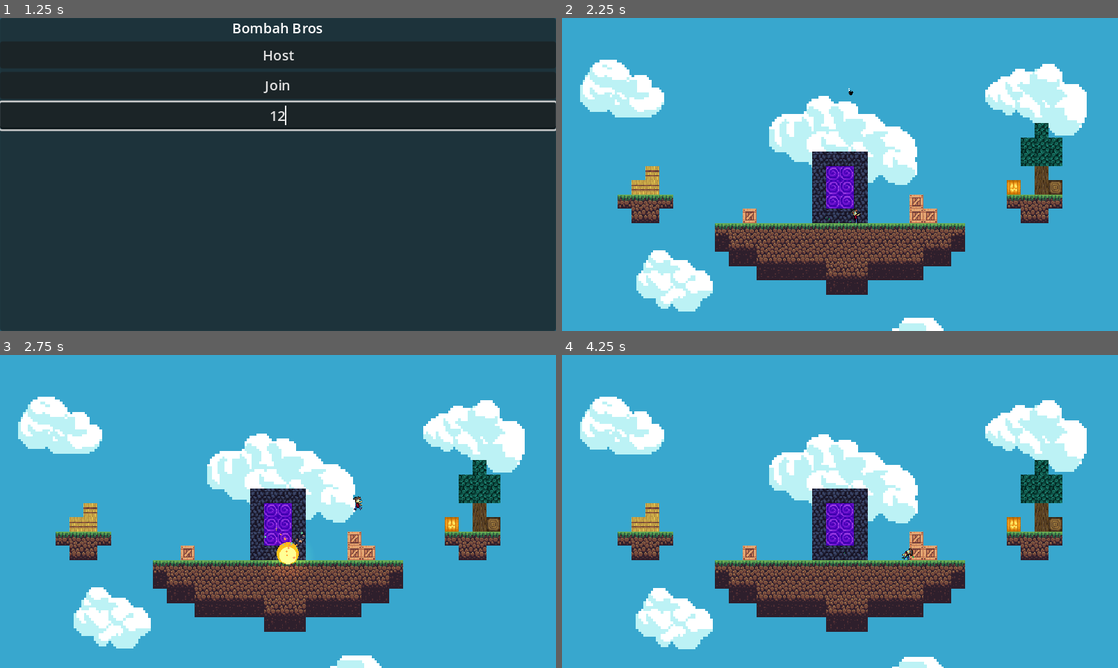
Above: before the commit, frames 1-4 (two rows, left to right).
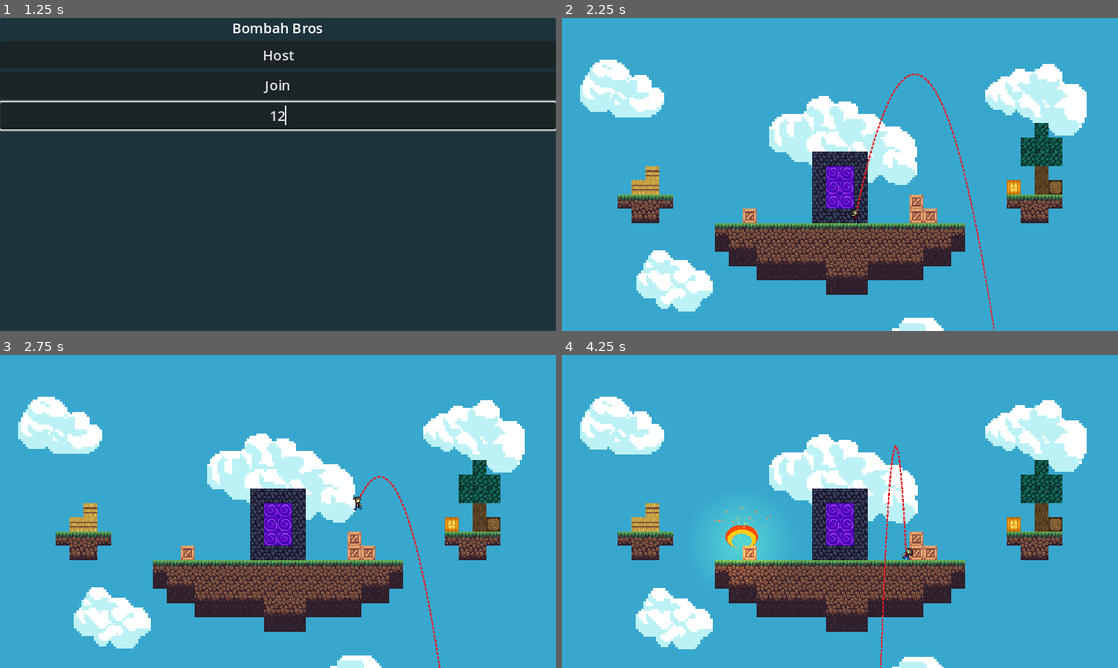
Above: after the commit, the same moments.

Repository: jaydensipe/Bombah-Bros
Game: Godot game, scene res://Global/Game.tscn
Two runs of this game, one before a commit and one after it. Both use one fixed random seed, a clock stepped at 60 frames per second and the inputs below.
Inputs (mouse positions are in pixels of both pictures, inside the frame that each line leads up to):
- Up to frame 1 (1.25 s): click (278, 115) at 0.52 s; type "12" at 0.6 s
- Up to frame 2 (2.25 s): click "Host" at 1.25 s; move the mouse to (962, 158) at 2.02 s; press the mouse at (962, 158) at 2.03 s; hold D (Right) from 2.03 s (still down)
- Up to frame 3 (2.75 s): keep holding D (Right); tap Space (Jump) at 2.27, 2.3, 2.57 s
- Up to frame 4 (4.25 s): move the mouse to (728, 527) at 2.77 s; release D (Right) at 2.78 s; release the mouse at (728, 527) at 2.78 s; hold A (Left) 2.78-3.53 s; tap Space (Jump) at 2.85, 3.02, 3.32, 3.8 s; click (728, 527) at 3.05 s; move the mouse to (895, 442) at 3.52 s; press the mouse at (895, 442) at 3.53 s; hold D (Right) from 3.53 s (still down)

Frame 1 is identical in both runs. In frame 2, 0.3% of the frame differs, in the area x 51-78%, y 17-100%; in frame 3, 0.5%; in frame 4, 1.6%, in the area x 27-64%, y 28-100%.

Commit message:
Added line for throwing

Diff:
--- a/Entities/Bomb/Bomb.gd
+++ b/Entities/Bomb/Bomb.gd
@@ -1,17 +1,26 @@
-extends RigidBody2D
+extends CharacterBody2D
 class_name Bomb
 
+var gravity: float = ProjectSettings.get_setting("physics/2d/default_gravity")
 @export var spin_velocity: float = 20.0
-@export var toss_speed: float = 10.0
 @export var bomb_damage: float = 35.0
-@onready var bomb_sprite = $Sprite2D
+@onready var bomb_sprite: Sprite2D = $Sprite2D
 @onready var explosion_radius: Area2D = $ExplosionRadius
 @onready var explosion_vfx = preload("res://Entities/VFX/Explosion/Explosion.tscn")
+
+func _physics_process(delta):
+	move(delta)
+
+func move(delta) -> void:
+	bomb_sprite.rotate(spin_velocity * delta)
+	velocity.y += gravity * delta
+	move_and_collide(velocity * delta)
 
 @rpc("any_peer")
 func explode() -> void:
 	if (not is_multiplayer_authority()): return
 
+#	TODO: Readd collision mask
 	var players_affected: Array = explosion_radius.get_overlapping_bodies()
 	var space_state: PhysicsDirectSpaceState2D = get_world_2d().direct_space_state
 	for player in players_affected:
@@ -20,16 +29,15 @@
 			player.take_damage.rpc_id(player.get_multiplayer_authority(), bomb_damage, \
 				player.global_transform.origin.direction_to(self.global_transform.origin).normalized())
 
-func bomb_effects() -> void:
+func bomb_effects(body) -> void:
 	bomb_sprite.hide()
-	set_deferred("freeze", true)
-	set_deferred("rotation", 0)
 
 	var vfx: Node2D = explosion_vfx.instantiate()
 	add_child(vfx)
 
 	GlobalSignals.signal_instance_particles(self.global_position, "dirt")
 
-func _on_body_entered(body):
-	bomb_effects()
+
+func _on_collision_detection_body_entered(body):
+	bomb_effects(body)
 	explode.rpc()
--- a/Entities/Bomb/Bomb.tscn
+++ b/Entities/Bomb/Bomb.tscn
@@ -1,39 +1,40 @@
-[gd_scene load_steps=6 format=3 uid="uid://b18k6wl2vwigw"]
+[gd_scene load_steps=7 format=3 uid="uid://bww4xeesbgw0e"]
 
-[ext_resource type="Script" path="res://Entities/Bomb/Bomb.gd" id="1_ai0b4"]
-[ext_resource type="Texture2D" uid="uid://ds6n037nxh5nk" path="res://Assets/Items/Bomb/bomb.png" id="1_vae1h"]
+[ext_resource type="Script" path="res://Entities/Bomb/Bomb.gd" id="1_x7y6g"]
+[ext_resource type="Texture2D" uid="uid://ds6n037nxh5nk" path="res://Assets/Items/Bomb/bomb.png" id="2_qljrt"]
 
-[sub_resource type="CircleShape2D" id="CircleShape2D_4s0ln"]
-radius = 4.5
+[sub_resource type="CircleShape2D" id="CircleShape2D_3l8su"]
+
+[sub_resource type="CircleShape2D" id="CircleShape2D_rtyc0"]
+
+[sub_resource type="CircleShape2D" id="CircleShape2D_t60d0"]
+radius = 20.0
 
 [sub_resource type="SceneReplicationConfig" id="SceneReplicationConfig_qhgom"]
 properties/0/path = NodePath(".:position")
 properties/0/spawn = true
 properties/0/sync = true
 
-[sub_resource type="CircleShape2D" id="CircleShape2D_t60d0"]
-radius = 20.0
-
-[node name="Bomb" type="RigidBody2D"]
+[node name="Bomb" type="CharacterBody2D"]
 collision_layer = 4
 collision_mask = 3
-gravity_scale = 0.75
-max_contacts_reported = 50
-contact_monitor = true
-script = ExtResource("1_ai0b4")
-toss_speed = 3.0
-bomb_damage = 25.0
+script = ExtResource("1_x7y6g")
 
 [node name="CollisionShape2D" type="CollisionShape2D" parent="."]
 position = Vector2(-1, 0)
-scale = Vector2(0.886407, -0.862922)
-shape = SubResource("CircleShape2D_4s0ln")
+scale = Vector2(-0.355119, 0.34571)
+shape = SubResource("CircleShape2D_3l8su")
 
 [node name="Sprite2D" type="Sprite2D" parent="."]
-texture = ExtResource("1_vae1h")
+texture = ExtResource("2_qljrt")
 
-[node name="MultiplayerSynchronizer" type="MultiplayerSynchronizer" parent="."]
-replication_config = SubResource("SceneReplicationConfig_qhgom")
+[node name="CollisionDetection" type="Area2D" parent="."]
+collision_layer = 4
+
+[node name="CollisionShape2D" type="CollisionShape2D" parent="CollisionDetection"]
+position = Vector2(-1, 0)
+scale = Vector2(0.44, 0.44)
+shape = SubResource("CircleShape2D_rtyc0")
 
 [node name="ExplosionRadius" type="Area2D" parent="."]
 scale = Vector2(1.5, 1.5)
@@ -43,4 +44,7 @@
 [node name="CollisionShape2D2" type="CollisionShape2D" parent="ExplosionRadius"]
 shape = SubResource("CircleShape2D_t60d0")
 
-[connection signal="body_entered" from="." to="." method="_on_body_entered"]
+[node name="MultiplayerSynchronizer" type="MultiplayerSynchronizer" parent="."]
+replication_config = SubResource("SceneReplicationConfig_qhgom")
+
+[connection signal="body_entered" from="CollisionDetection" to="." method="_on_collision_detection_body_entered"]
--- a/Entities/Player/Player.gd
+++ b/Entities/Player/Player.gd
@@ -4,28 +4,34 @@
 # Player configuration
 var health: float = 0.0
 var gravity: float = ProjectSettings.get_setting("physics/2d/default_gravity")
+@export var throw_power: float = MAX_THROW_POWER
 @export var speed: int = 150
 @export var jump_height: int = -300
 @export_range(0.0, 1.0) var friction: float = 0.1
 @export_range(0.0 , 1.0) var acceleration: float = 0.25
 @export var player_state: PLAYER_STATES = PLAYER_STATES.IDLE
 
+const MAX_THROW_POWER = 150.0
 enum PLAYER_STATES {IDLE, IN_AIR, ON_GROUND, THROWING}
 
 # Instances
-@onready var anim_tree = $AnimationTree
-@onready var anim_state_machine: AnimationNodeStateMachinePlayback = $AnimationTree.get("parameters/playback")
+@onready var anim_tree = $Animation/AnimationTree
+@onready var anim_state_machine: AnimationNodeStateMachinePlayback = $Animation/AnimationTree.get("parameters/playback")
 @onready var body = $Body
 @onready var head = $Body/Head
 @onready var floor_detector = $FloorDetector
 @onready var bomb_throw_location = $Body/BombSpawnPoint
-@onready var walk_particles = $WalkParticles
+@onready var walk_particles = $VFX/WalkParticles
+@onready var aim_line = $VFX/AimLine
 
 # Signals
 signal taken_damage(damage_dealt)
 
 func _enter_tree():
 	set_multiplayer_authority(str(name).to_int())
+
+func _process(delta):
+	display_aim_line(delta)
 
 func _physics_process(_delta) -> void:
 	if (not is_multiplayer_authority()): return
@@ -68,7 +74,8 @@
 
 func hold_throw() -> void:
 	if (Input.is_action_just_released("Hold_Attack")):
-		GlobalSignals.signal_throw_bomb(bomb_throw_location.global_position, get_local_mouse_position())
+		GlobalSignals.signal_throw_bomb(bomb_throw_location.global_position, get_global_mouse_position(), throw_power)
+		throw_power = MAX_THROW_POWER
 
 	if (Input.is_action_pressed("Hold_Attack")):
 		set_player_state.rpc(PLAYER_STATES.THROWING)
@@ -78,11 +85,32 @@
 
 	var direction = sign(get_global_mouse_position().x - global_position.x)
 	if direction < 0:
-		body.scale.x = body.scale.y * -1
+		body.scale.x = -1
 		walk_particles.process_material.direction = Vector3(20, -3, 0)
 	else:
-		body.scale.x = body.scale.y * 1
+		body.scale.x = 1
 		walk_particles.process_material.direction = Vector3(-20, -3, 0)
+
+func display_aim_line(delta) -> void:
+	if (player_state == PLAYER_STATES.THROWING):
+		aim_line.show()
+		update_trajectory(delta)
+	else:
+		aim_line.clear_points()
+
+func update_trajectory(delta) -> void:
+	aim_line.clear_points()
+
+	var max_points = 250
+	var pos = bomb_throw_location.position
+	var arc_height = get_local_mouse_position().y - bomb_throw_location.position.y - throw_power
+
+	arc_height = min(arc_height, -32)
+	var local_vel = PhysicsUtil.calculate_arc_velocity(pos, get_local_mouse_position(), arc_height)
+	for i in max_points:
+		aim_line.add_point(pos)
+		local_vel.y += gravity * delta
+		pos += local_vel * delta
 
 @rpc("call_local")
 func set_player_state(new_state):
@@ -102,7 +130,9 @@
 			anim_tree.set("parameters/RunningAndSpinning/RunTimeScale/scale", linear_velocity.x * 0.06)
 			anim_tree.set("parameters/RunningAndSpinning/RunSpinBlend/blend_amount", 0.0)
 		PLAYER_STATES.THROWING:
+			throw_power = clampf(throw_power - 2.0, 0.0, MAX_THROW_POWER)
 			anim_state_machine.travel("RunningAndSpinning")
+			anim_tree.set("parameters/RunningAndSpinning/SpinTimeScale/scale", (MAX_THROW_POWER + 1 - throw_power) * 0.1)
 			anim_tree.set("parameters/RunningAndSpinning/RunSpinBlend/blend_amount", 1.0)
 		_:
 			pass
--- a/Entities/Player/Player.tscn
+++ b/Entities/Player/Player.tscn
@@ -6,6 +6,7 @@
 [ext_resource type="Texture2D" uid="uid://mepwcxf2cpy" path="res://Assets/Characters/bombbill_head.png" id="3_60xpl"]
 [ext_resource type="Texture2D" uid="uid://3skr0upcqmhm" path="res://Assets/Characters/bombbill_leg.png" id="3_shv2m"]
 [ext_resource type="Texture2D" uid="uid://cqowa1rbud2kr" path="res://Assets/Characters/bombbill_arm.png" id="5_qp5ub"]
+[ext_resource type="Texture2D" uid="uid://i2xlmhqbqjkg" path="res://Assets/VFX/line.png" id="7_qafpr"]
 
 [sub_resource type="PhysicsMaterial" id="PhysicsMaterial_1eufr"]
 friction = 0.0
@@ -15,11 +16,26 @@
 shader_parameter/line_color = Color(0, 0, 0, 1)
 shader_parameter/line_thickness = 0.5
 
-[sub_resource type="SeparationRayShape2D" id="SeparationRayShape2D_v8die"]
-length = 13.0693
-
-[sub_resource type="RectangleShape2D" id="RectangleShape2D_y6whm"]
-size = Vector2(8, 15)
+[sub_resource type="ParticleProcessMaterial" id="ParticleProcessMaterial_emkpi"]
+lifetime_randomness = 0.25
+particle_flag_disable_z = true
+direction = Vector3(-20, -3, 0)
+spread = 25.0
+gravity = Vector3(0, 98, 0)
+initial_velocity_min = 35.1
+initial_velocity_max = 147.77
+angular_velocity_min = -111.55
+angular_velocity_max = 324.51
+orbit_velocity_min = 0.0
+orbit_velocity_max = 0.0
+color = Color(0, 0.776471, 0.337255, 1)
+collision_mode = 1
+collision_friction = 0.0
+collision_bounce = 1.0
+
+[sub_resource type="Curve" id="Curve_a2xcl"]
+_data = [Vector2(0, 1), 0.0, 0.0, 0, 0, Vector2(0.25, 0), 0.0, 0.0, 0, 0]
+point_count = 2
 
 [sub_resource type="Animation" id="Animation_syw60"]
 resource_name = "Idle"
@@ -118,7 +134,7 @@
 animation = &"Spinning"
 
 [sub_resource type="AnimationNodeBlendTree" id="AnimationNodeBlendTree_o3rm4"]
-graph_offset = Vector2(-19.7881, 25.1088)
+graph_offset = Vector2(-164.237, -14.292)
 nodes/Run/node = SubResource("AnimationNodeAnimation_f2w0t")
 nodes/Run/position = Vector2(373.333, 26.6667)
 nodes/RunSpinBlend/node = SubResource("AnimationNodeBlend2_456wy")
@@ -150,6 +166,12 @@
 graph_offset = Vector2(-219, 50)
 
 [sub_resource type="AnimationNodeStateMachinePlayback" id="AnimationNodeStateMachinePlayback_h7y72"]
+
+[sub_resource type="SeparationRayShape2D" id="SeparationRayShape2D_v8die"]
+length = 13.0693
+
+[sub_resource type="RectangleShape2D" id="RectangleShape2D_y6whm"]
+size = Vector2(8, 15)
 
 [sub_resource type="SceneReplicationConfig" id="SceneReplicationConfig_ammij"]
 properties/0/path = NodePath(".:position")
@@ -173,23 +195,9 @@
 properties/6/path = NodePath("Body:scale")
 properties/6/spawn = true
 properties/6/sync = true
-
-[sub_resource type="ParticleProcessMaterial" id="ParticleProcessMaterial_emkpi"]
-lifetime_randomness = 0.25
-particle_flag_disable_z = true
-direction = Vector3(-20, -3, 0)
-spread = 25.0
-gravity = Vector3(0, 98, 0)
-initial_velocity_min = 35.1
-initial_velocity_max = 147.77
-angular_velocity_min = -111.55
-angular_velocity_max = 324.51
-orbit_velocity_min = 0.0
-orbit_velocity_max = 0.0
-color = Color(0, 0.776471, 0.337255, 1)
-collision_mode = 1
-collision_friction = 0.0
-collision_bounce = 1.0
+properties/7/path = NodePath(".:throw_power")
+properties/7/spawn = true
+properties/7/sync = true
 
 [node name="Player" type="RigidBody2D" groups=["Player"]]
 z_index = 1
@@ -234,27 +242,33 @@
 texture = ExtResource("5_qp5ub")
 
 [node name="BombSpawnPoint" type="Marker2D" parent="Body"]
-position = Vector2(13, -2)
-
-[node name="RayCollision" type="CollisionShape2D" parent="."]
-position = Vector2(0, 1)
-scale = Vector2(0.430122, 0.612121)
-shape = SubResource("SeparationRayShape2D_v8die")
-
-[node name="FloorDetector" type="RayCast2D" parent="."]
-position = Vector2(0, -1)
-target_position = Vector2(0, 11)
-
-[node name="CollisionShape2D" type="CollisionShape2D" parent="."]
-position = Vector2(0, 0.5)
-shape = SubResource("RectangleShape2D_y6whm")
-
-[node name="AnimationPlayer" type="AnimationPlayer" parent="."]
+
+[node name="VFX" type="Node2D" parent="."]
+
+[node name="WalkParticles" type="GPUParticles2D" parent="VFX"]
+position = Vector2(0, 8)
+emitting = false
+amount = 10
+process_material = SubResource("ParticleProcessMaterial_emkpi")
+lifetime = 0.5
+
+[node name="AimLine" type="Line2D" parent="VFX"]
+z_index = -1
+texture_repeat = 2
+width_curve = SubResource("Curve_a2xcl")
+texture = ExtResource("7_qafpr")
+texture_mode = 1
+joint_mode = 2
+
+[node name="Animation" type="Node2D" parent="."]
+
+[node name="AnimationPlayer" type="AnimationPlayer" parent="Animation"]
+root_node = NodePath("../..")
 libraries = {
 "": SubResource("AnimationLibrary_eo6p5")
 }
 
-[node name="AnimationTree" type="AnimationTree" parent="."]
+[node name="AnimationTree" type="AnimationTree" parent="Animation"]
 tree_root = SubResource("AnimationNodeStateMachine_aqjp4")
 anim_player = NodePath("../AnimationPlayer")
 active = true
@@ -263,12 +277,18 @@
 parameters/RunningAndSpinning/RunTimeScale/scale = 1.0
 parameters/RunningAndSpinning/SpinTimeScale/scale = 8.0
 
+[node name="RayCollision" type="CollisionShape2D" parent="."]
+position = Vector2(0, 1)
+scale = Vector2(0.430122, 0.612121)
+shape = SubResource("SeparationRayShape2D_v8die")
+
+[node name="CollisionShape2D" type="CollisionShape2D" parent="."]
+position = Vector2(0, 0.5)
+shape = SubResource("RectangleShape2D_y6whm")
+
+[node name="FloorDetector" type="RayCast2D" parent="."]
+position = Vector2(0, -1)
+target_position = Vector2(0, 11)
+
 [node name="MultiplayerSynchronizer" type="MultiplayerSynchronizer" parent="."]
 replication_config = SubResource("SceneReplicationConfig_ammij")
-
-[node name="WalkParticles" type="GPUParticles2D" parent="."]
-position = Vector2(0, 8)
-emitting = false
-amount = 10
-process_material = SubResource("ParticleProcessMaterial_emkpi")
-lifetime = 0.5
--- a/Entities/VFX/Explosion/Particles/Dirt/Explosions_Dirt.tscn
+++ b/Entities/VFX/Explosion/Particles/Dirt/Explosions_Dirt.tscn
@@ -28,7 +28,7 @@
 emitting = false
 amount = 32
 process_material = SubResource("ParticleProcessMaterial_lje6e")
-lifetime = 2.0
+lifetime = 5.0
 one_shot = true
 speed_scale = 3.0
 explosiveness = 1.0
--- a/Global/GlobalSignals.gd
+++ b/Global/GlobalSignals.gd
@@ -3,8 +3,8 @@
 # Gameplay
 signal throw_bomb
 const THROW_BOMB: String = "throw_bomb"
-func signal_throw_bomb(instance_pos: Vector2, throw_pos: Vector2) -> void:
-	emit_signal("throw_bomb", instance_pos, throw_pos)
+func signal_throw_bomb(instance_pos: Vector2, throw_pos: Vector2, throw_strength: float) -> void:
+	emit_signal("throw_bomb", instance_pos, throw_pos, throw_strength)
 
 # VFX
 signal instance_particles
--- a/Global/Instancer.gd
+++ b/Global/Instancer.gd
@@ -9,8 +9,19 @@
 	GlobalSignals.connect(GlobalSignals.THROW_BOMB, _instance_bomb)
 	GlobalSignals.connect(GlobalSignals.INSTANCE_PARTICLES, _instance_particles)
 
-func _instance_bomb(instance_pos: Vector2, throw_pos: Vector2) -> void:
-	bomb_throw_instance.rpc(instance_pos, throw_pos)
+func _instance_bomb(instance_pos: Vector2, throw_pos: Vector2, throw_strength: float) -> void:
+	spawn_bomb_instance.rpc(instance_pos, throw_pos, throw_strength)
+
+@rpc("any_peer", "call_local")
+func spawn_bomb_instance(instance_pos: Vector2, throw_pos: Vector2, throw_strength: float):
+	var b: Bomb = bomb.instantiate()
+
+	add_child(b, true)
+	b.position = instance_pos
+
+	var arc_height = throw_pos.y - instance_pos.y - throw_strength
+	arc_height = min(arc_height, -32)
+	b.velocity = PhysicsUtil.calculate_arc_velocity(instance_pos, throw_pos, arc_height)
 
 func _instance_particles(instance_pos: Vector2, terrain_type: String) -> void:
 	var e_d: GPUParticles2D
@@ -22,16 +33,3 @@
 	add_child(e_d, true)
 	e_d.position = instance_pos
 	e_d.set_deferred("emitting", true)
-
-@rpc("any_peer", "call_local")
-func bomb_throw_instance(instance_pos: Vector2, throw_pos: Vector2) -> void:
-	var b: Bomb = bomb.instantiate()
-
-	add_child(b, true)
-	b.position = instance_pos
-
-	var arc_height = throw_pos.y - instance_pos.y - 512
-	arc_height = min(arc_height, -2)
-	b.linear_velocity = PhysicsUtil.calculate_arc_velocity(instance_pos, throw_pos, arc_height).limit_length(40.0)
-	b.angular_velocity = b.spin_velocity
-	b.apply_central_impulse(throw_pos * b.toss_speed)
--- a/Stages/MapGrass/MapGrass.tscn
+++ b/Stages/MapGrass/MapGrass.tscn
@@ -14,6 +14,9 @@
 polygon = PackedVector2Array(-8, -8, 8, -8, 8, 8, -8, 8)
 
 [sub_resource type="OccluderPolygon2D" id="OccluderPolygon2D_fl87i"]
+polygon = PackedVector2Array(-8, -8, 8, -8, 8, 8, -8, 8)
+
+[sub_resource type="OccluderPolygon2D" id="OccluderPolygon2D_0jlsq"]
 polygon = PackedVector2Array(-8, -8, 8, -8, 8, 8, -8, 8)
 
 [sub_resource type="TileSetAtlasSource" id="TileSetAtlasSource_k3nof"]
@@ -1723,7 +1726,6 @@
 9:16/0 = 0
 9:16/0/physics_layer_0/linear_velocity = Vector2(0, 0)
 9:16/0/physics_layer_0/angular_velocity = 0.0
-9:16/0/physics_layer_0/polygon_0/points = PackedVector2Array(-8, -8, 8, -8, 8, 8, -8, 8)
 10:16/0 = 0
 10:16/0/physics_layer_0/linear_velocity = Vector2(0, 0)
 10:16/0/physics_layer_0/angular_velocity = 0.0
@@ -1817,7 +1819,9 @@
 8:17/0 = 0
 8:17/0/physics_layer_0/linear_velocity = Vector2(0, 0)
 8:17/0/physics_layer_0/angular_velocity = 0.0
+8:17/0/physics_layer_0/polygon_0/points = PackedVector2Array(-8, -8, 8, -8, 8, 8, -8, 8)
 9:17/0 = 0
+9:17/0/occlusion_layer_0/polygon = SubResource("OccluderPolygon2D_0jlsq")
 9:17/0/physics_layer_0/linear_velocity = Vector2(0, 0)
 9:17/0/physics_layer_0/angular_velocity = 0.0
 9:17/0/physics_layer_0/polygon_0/points = PackedVector2Array(-8, -8, 8, -8, 8, 8, -8, 8)
--- a/Utils/PhysicsUtil.gd
+++ b/Utils/PhysicsUtil.gd
@@ -1,6 +1,7 @@
 extends Node
 class_name PhysicsUtil
 
+# Thanks, https://youtu.be/_kA1fbBH4ug
 static func calculate_arc_velocity(from, to, arc_height, gravity = ProjectSettings.get_setting("physics/2d/default_gravity")) -> Vector2:
 	var linear_velocity = Vector2()
 
Binary file added: Assets/VFX/line.png
Not shown, added: Assets/VFX/line.png.import
Not shown: 1 places in Entities/Player/Player.tscn that only renumber resources
Not shown: 1 places in Stages/MapGrass/MapGrass.tscn that only renumber resources
